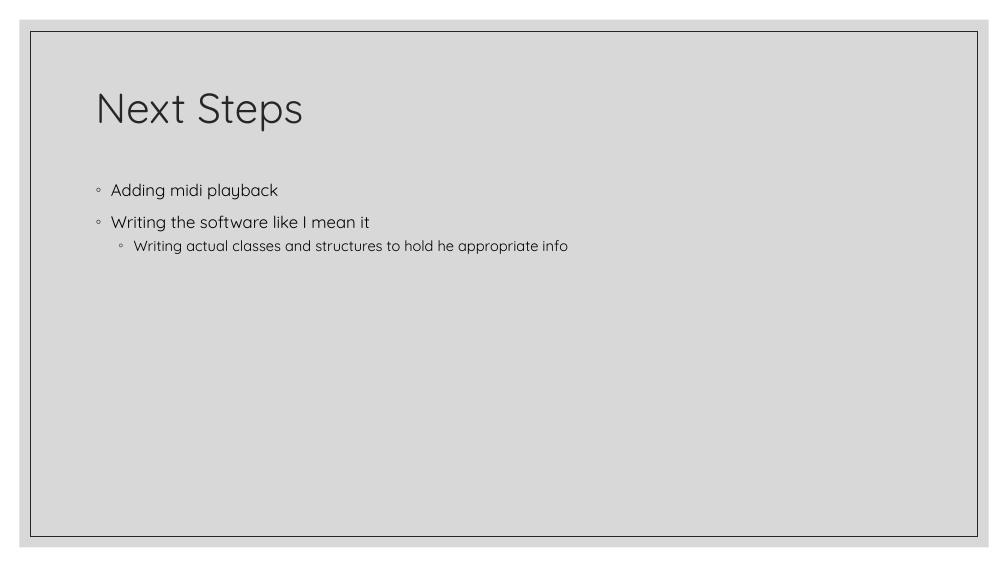
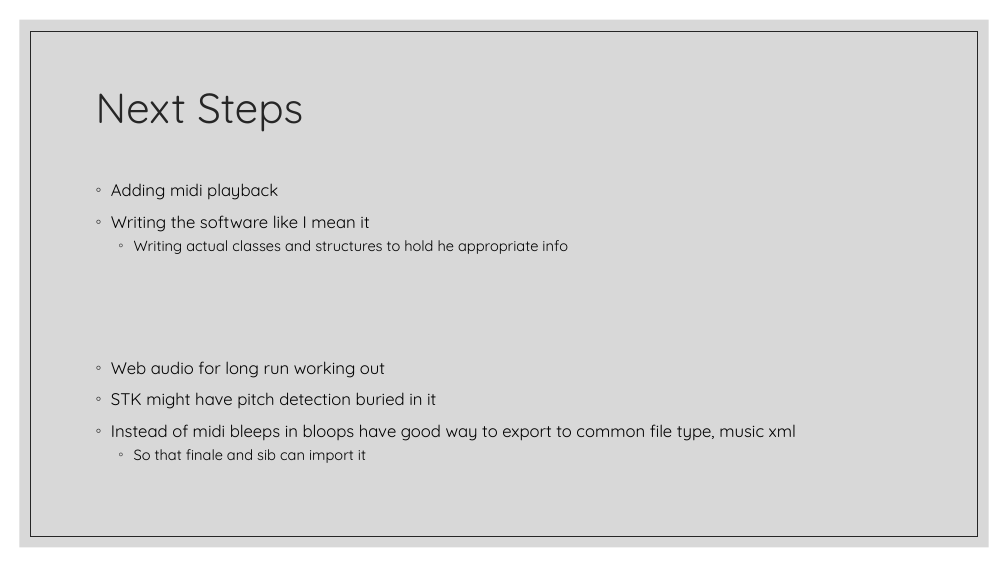
Before and after one commit to AndrewUpdegrove/voice_scoring, a slide deck: slide 6 of Midterm_Project_update.pptx. Drawn at 1008x567 pixels with LibreOffice and Linux fonts; fonts in the diff are those of the drawing. Boxes give left, top, right and bottom in pixels: in the first picture for what was removed or moved away, otherwise in the second. Text is boxed around its words. In the diff, an @@ line names an element or a change of style, - is before the commit and + after.

Commit message:
Adding ending feedback to last slide

```diff
--- a/Midterm_Project_update.pptx
+++ b/Midterm_Project_update.pptx
@@ text at (x1=111, y1=361, x2=796, y2=463): paragraphs added @@
+◦ Web audio for long run working out
+◦ STK might have pitch detection buried in it
+◦ Instead of midi bleeps in bloops have good way to export to common file type, music xml
+  ◦ So that finale and sib can import it
```
